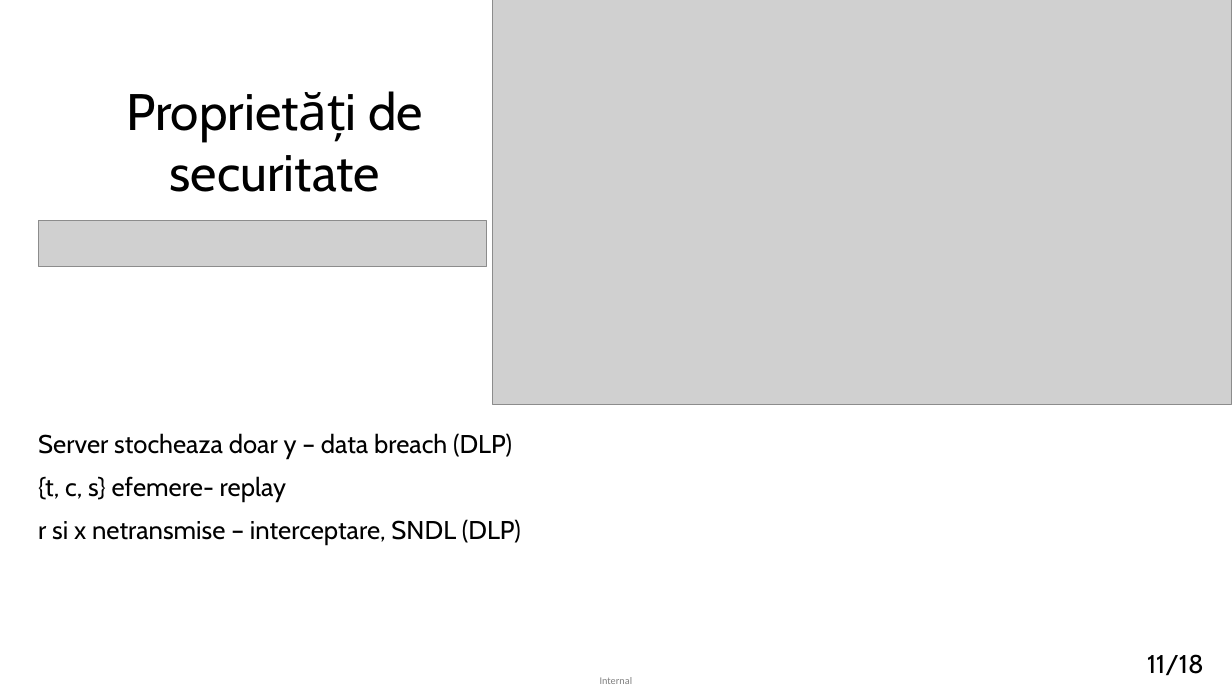
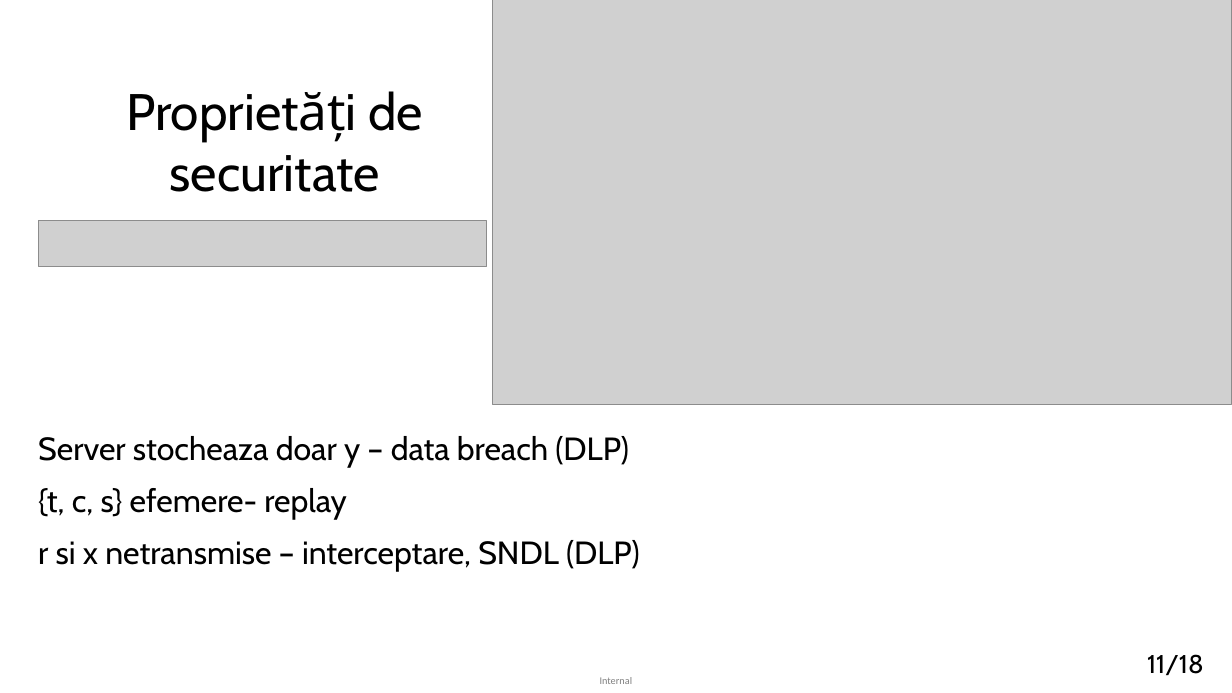
Before and after one commit to matei-rares-a/acas, a slide deck: slide 11 of docs/prezentare/current_draft/disertatie_matei_rares_prezentare_main.pptx. Drawn at 1232x693 pixels with LibreOffice and Linux fonts; fonts in the diff are those of the drawing; grey boxes stand for pictures. Boxes give left, top, right and bottom in pixels: in the first picture for what was removed or moved away, otherwise in the second. Text is boxed around its words. In the diff, an @@ line names an element or a change of style, - is before the commit and + after.

```diff
--- a/docs/prezentare/current_draft/disertatie_matei_rares_prezentare_main.pptx
+++ b/docs/prezentare/current_draft/disertatie_matei_rares_prezentare_main.pptx
@@ text "Server stocheaza doar y – ..." at [38,436,640,572]: size 20 to 25 pt @@
```
Also in this commit, not shown: 11 other slides changed, 1 slide removed, 3 other files.
